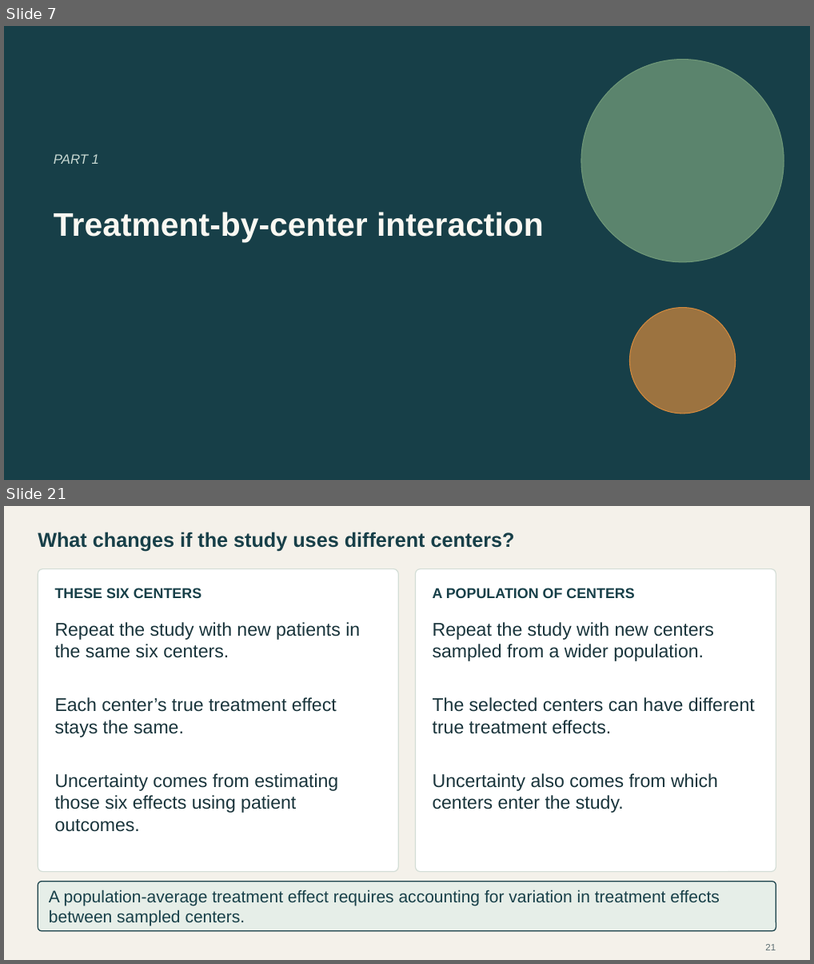
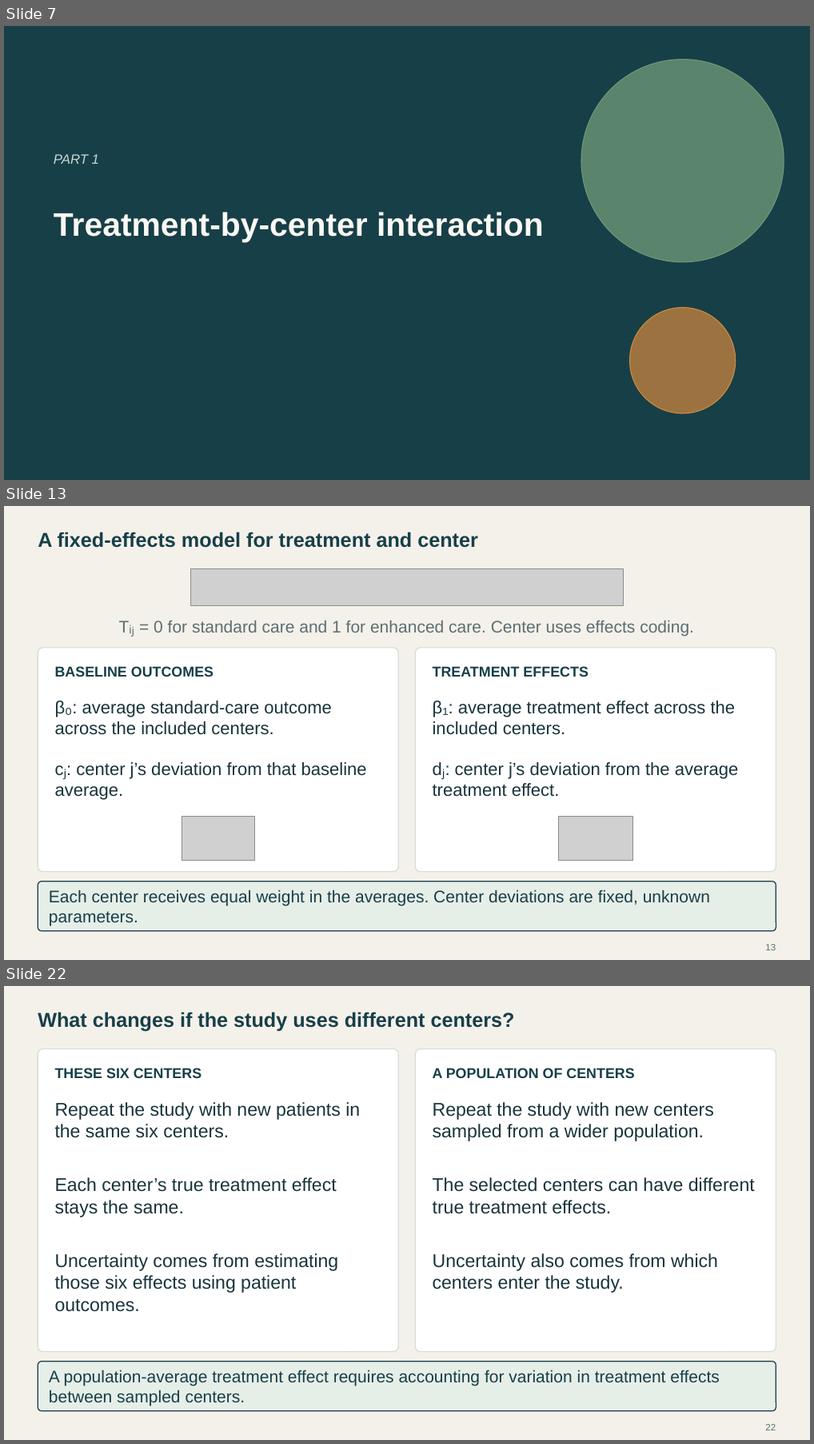
Before and after one commit to Postmus/BeyondMLR, a slide deck: lectures_2627/week2/Beyond_MLR_Week_2.pptx. Shown one above the other, each under a label of ours: slides 7 and 21 before the commit, slides 7, 13 and 22 after it; the slides between them are not shown. The pictures are 814x964 and 814x1444 pixels, drawn with LibreOffice and Linux fonts; fonts in the diff are those of the drawing; grey boxes stand for pictures. Boxes give left, top, right and bottom in pixels: in the first picture for what was removed or moved away, otherwise in the second. Text is boxed around its words. In the diff, an @@ line names an element or a change of style, - is before the commit and + after.

```diff
--- a/lectures_2627/week2/Beyond_MLR_Week_2.pptx
+++ b/lectures_2627/week2/Beyond_MLR_Week_2.pptx
@@ slide 13 added at bbox=[4, 506, 810, 960], background #F4F1EA @@
@@ text added at bbox=[38, 532, 478, 548], 24 pt, text #173F48, bold @@
+A fixed-effects model for treatment and center
@@ picture added at bbox=[191, 569, 623, 605] @@
@@ text added at bbox=[154, 620, 694, 636], 20 pt, text #5C6E72 @@
+Tᵢⱼ = 0 for standard care and 1 for enhanced care. Center uses effects coding.
@@ rounded rectangle added at bbox=[38, 648, 398, 872], fill #FFFFFF, outline #D3DDD6 1.1 pt @@
@@ rounded rectangle added at bbox=[415, 648, 776, 872], fill #FFFFFF, outline #D3DDD6 1.1 pt @@
@@ text added at bbox=[55, 666, 214, 676], 17 pt, text #173F48, bold @@
+BASELINE OUTCOMES
@@ text added at bbox=[433, 666, 588, 676], 17 pt, text #173F48, bold @@
+TREATMENT EFFECTS
@@ text added at bbox=[55, 700, 332, 735], 21 pt, text #19343B @@
+β₀: average standard-care outcome across the included centers.
@@ text added at bbox=[433, 700, 736, 735], 21 pt, text #19343B @@
+β₁: average treatment effect across the included centers.
@@ text added at bbox=[55, 762, 367, 800], 21 pt, text #19343B @@
+cⱼ: center j’s deviation from that baseline average.
@@ text added at bbox=[433, 762, 739, 796], 21 pt, text #19343B @@
+dⱼ: center j’s deviation from the average treatment effect.
@@ picture added at bbox=[182, 816, 255, 860] @@
@@ picture added at bbox=[558, 816, 634, 860] @@
@@ rounded rectangle added at bbox=[38, 881, 777, 931], fill #E6EEE8, outline #173F48 1.2 pt @@
@@ text added at bbox=[49, 889, 710, 926], 20 pt, text #173F48 @@
+Each center receives equal weight in the averages. Center deviations are fixed, unknown parameters.
@@ page number added at bbox=[766, 944, 776, 950], 11 pt, text #5C6E72 @@
+13
@@ what was slide 21 is now slide 22 @@
@@ page number at bbox=[766, 1424, 776, 1430]: text changed @@
-21
+22
```
Also in this commit, not shown: 2 slides changed, 12 other slides added, 12 slides removed, 32 other files.
